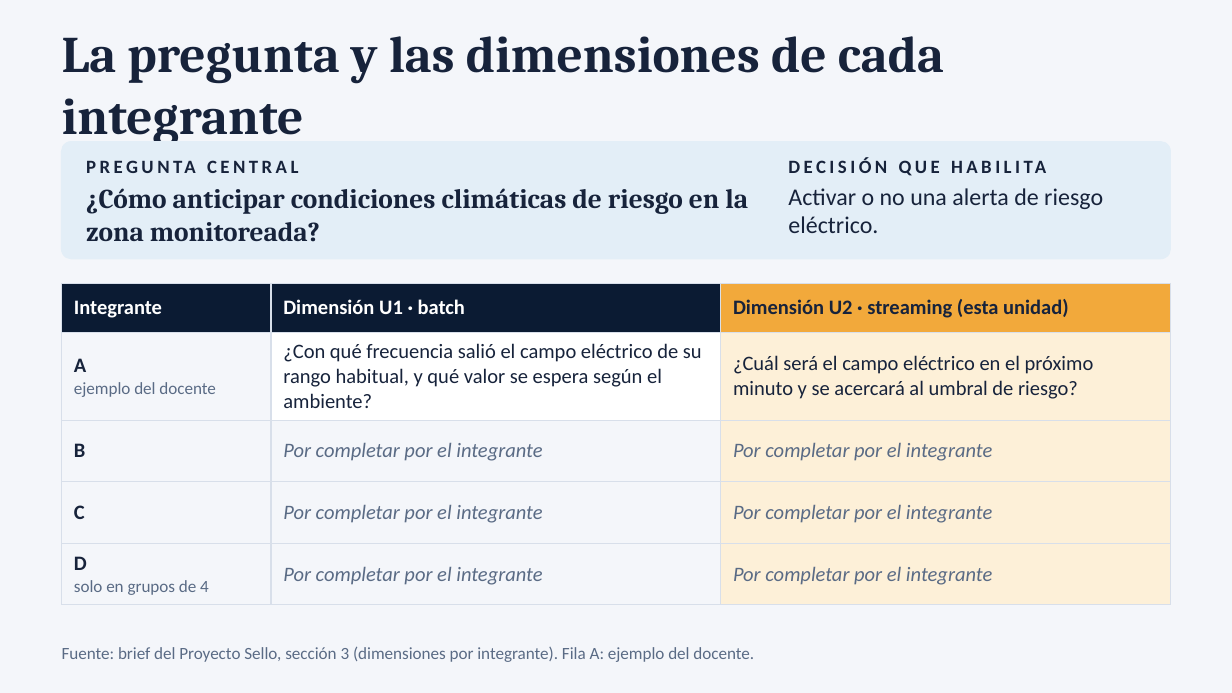
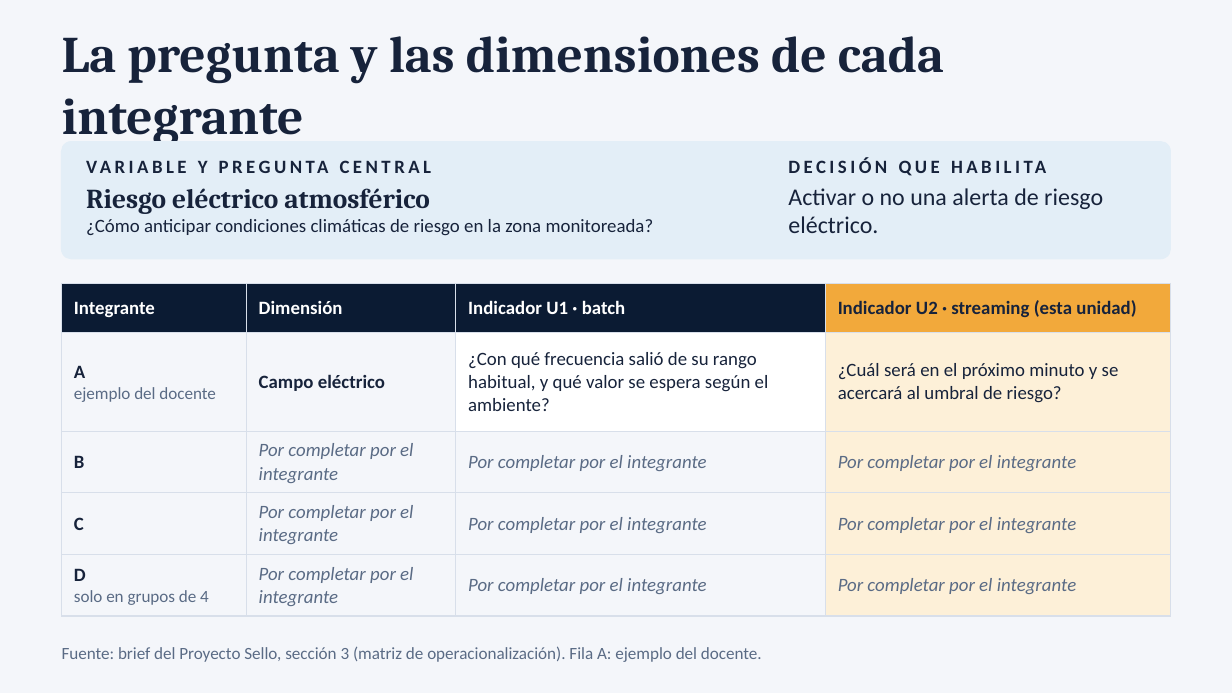
Before and after one commit to 262bigdata/lambda26, a slide deck: slide 2 of docs/presentaciones/lambda26_U2_campo_electrico.pptx. Drawn at 1232x693 pixels with LibreOffice and Linux fonts; fonts in the diff are those of the drawing. Boxes give left, top, right and bottom in pixels: in the first picture for what was removed or moved away, otherwise in the second. Text is boxed around its words. In the diff, an @@ line names an element or a change of style, - is before the commit and + after.

```diff
--- a/docs/presentaciones/lambda26_U2_campo_electrico.pptx
+++ b/docs/presentaciones/lambda26_U2_campo_electrico.pptx
@@ text at [198,160,208,173]: text changed @@
-PREGUNTA CENTRAL
+VARIABLE Y PREGUNTA CENTRAL
@@ text at [86,188,430,214]: paragraph added @@
+Riesgo eléctrico atmosférico
@@ text at [86,219,654,235]: size 16 to 11 pt, font Cambria to Calibri, bold off in "¿Cómo anticipar condiciones climáticas de riesgo en ..." @@
@@ table at [62,283,1170,610] @@
-column 2: Dimensión U1 · batch | ¿Con qué frecuencia salió el campo eléctrico de su rango habitual, y qué valor se espera según el ambiente? | Por completar por el integrante | Por completar por el integrante | Por completar por el integrante
-column 3: Dimensión U2 · streaming (esta unidad) | ¿Cuál será el campo eléctrico en el próximo minuto y se acercará al umbral de riesgo? | Por completar por el integrante | Por completar por el integrante | Por completar por el integrante
+column 2: Dimensión | Campo eléctrico | Por completar por el integrante | Por completar por el integrante | Por completar por el integrante
+column 3: Indicador U1 · batch | ¿Con qué frecuencia salió de su rango habitual, y qué valor se espera según el ambiente? | Por completar por el integrante | Por completar por el integrante | Por completar por el integrante
+column 4: Indicador U2 · streaming (esta unidad) | ¿Cuál será en el próximo minuto y se acercará al umbral de riesgo? | Por completar por el integrante | Por completar por el integrante | Por completar por el integrante
@@ text at [62,646,762,662]: text changed @@
-Fuente: brief del Proyecto Sello, sección 3 (dimensiones por integrante). Fila A: ejemplo del docente.
+Fuente: brief del Proyecto Sello, sección 3 (matriz de operacionalización). Fila A: ejemplo del docente.
```
Also in this commit, not shown: 1 other slide changed, 9 other files.
